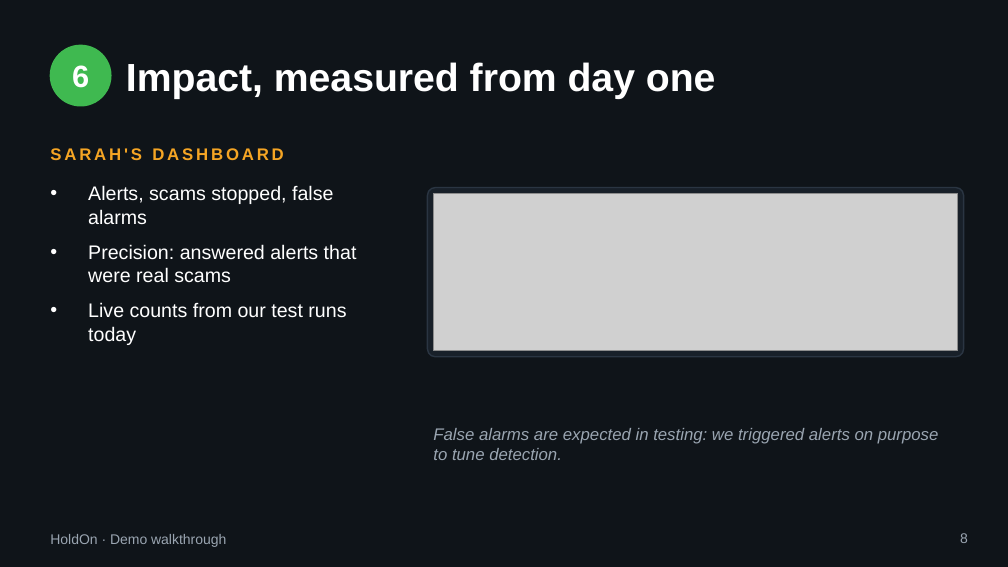
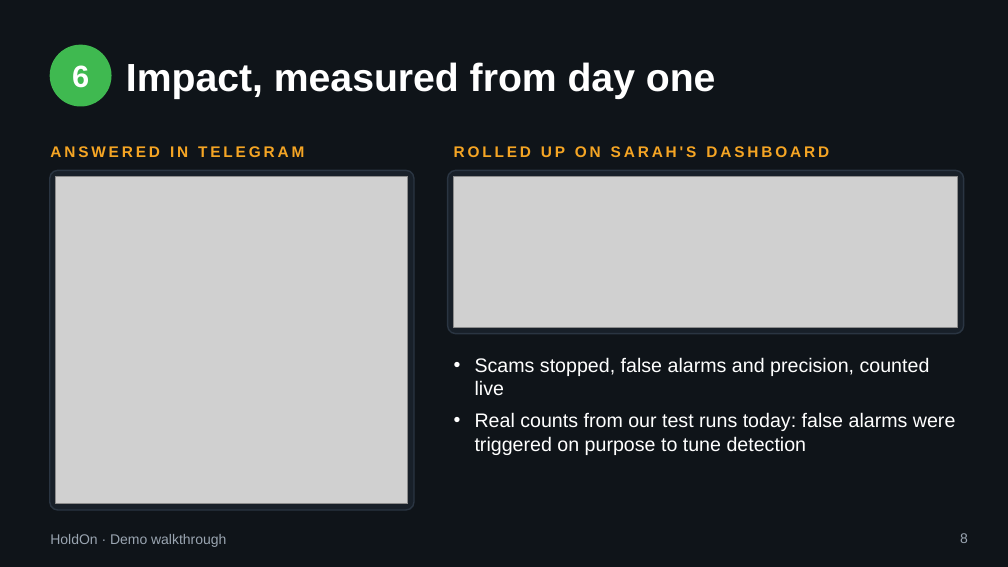
Before and after one commit to nidhishrajan/holdon, a slide deck: slide 8 of pitch/HoldOn-demo-walkthrough.pptx. Drawn at 1008x567 pixels with LibreOffice and Linux fonts; fonts in the diff are those of the drawing; grey boxes stand for pictures. Boxes give left, top, right and bottom in pixels: in the first picture for what was removed or moved away, otherwise in the second. Text is boxed around its words. In the diff, an @@ line names an element or a change of style, - is before the commit and + after.

```diff
--- a/pitch/HoldOn-demo-walkthrough.pptx
+++ b/pitch/HoldOn-demo-walkthrough.pptx
@@ text at box(50, 146, 304, 157): text changed; size 12 to 11 pt @@
-SARAH'S DASHBOARD
+ANSWERED IN TELEGRAM
@@ text added at box(454, 146, 829, 157), 11 pt, text #F5A524, bold @@
+ROLLED UP ON SARAH'S DASHBOARD
@@ rounded rectangle added at box(49, 170, 413, 510), fill #182029, outline #2A3542 1 pt @@
@@ picture added at box(55, 176, 407, 504) @@
@@ rounded rectangle: place and size @@
-rounded rectangle at box(427, 187, 964, 357)
+rounded rectangle at box(448, 170, 964, 334)
@@ rounded rectangle at box(448, 170, 964, 334): proportions changed @@
@@ picture: place and size @@
-picture at box(433, 194, 958, 351)
+picture at box(454, 176, 958, 328)
@@ text removed at box(88, 185, 357, 345) @@
-• Alerts, scams stopped, false alarms
-• Precision: answered alerts that were real scams
-• Live counts from our test runs today
@@ text "Scams stopped, false alarms and ..." at box(475, 357, 956, 455): vertical alignment middle to top @@
@@ text at box(475, 357, 956, 455): text changed; size 12 to 14 pt; text colour #9AA5B1 to #FFFFFF; italic off @@
-False alarms are expected in testing: we triggered alerts on purpose to tune detection.
+• Scams stopped, false alarms and precision, counted live
+• Real counts from our test runs today: false alarms were triggered on purpose to tune detection
```
Also in this commit, not shown: 8 other slides changed, 2 other files.
